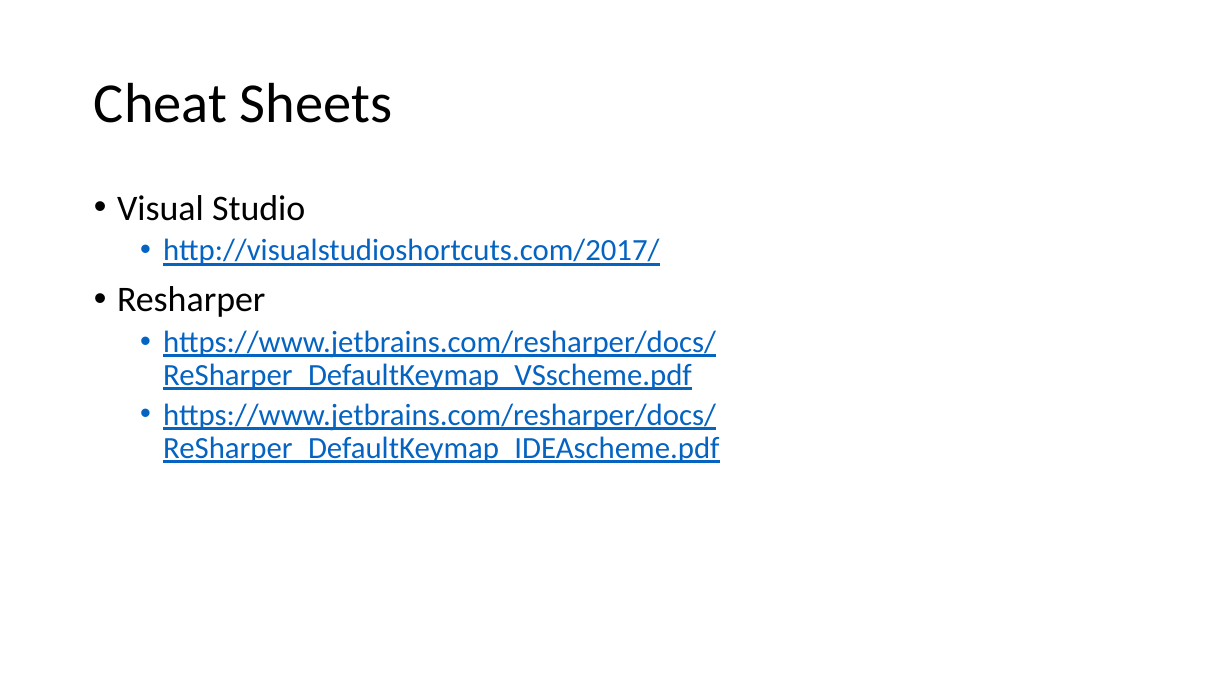
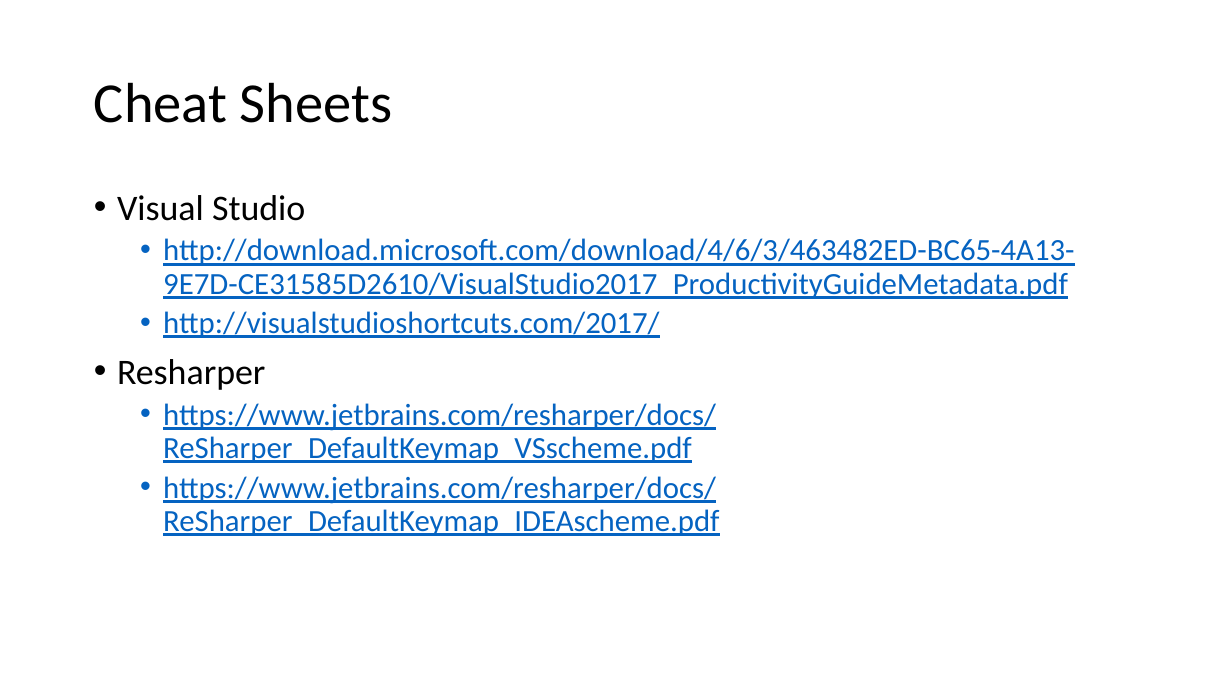
Before and after one commit to TiclosOlimpia/RefactoringExercise, a slide deck: slide 2 of Training/Refactoring.pptx. Drawn at 1232x693 pixels with LibreOffice and Linux fonts; fonts in the diff are those of the drawing. Boxes give left, top, right and bottom in pixels: in the first picture for what was removed or moved away, otherwise in the second. Text is boxed around its words. In the diff, an @@ line names an element or a change of style, - is before the commit and + after.

Commit message:
Add one more "productivity" pdf with vs keymaps

```diff
--- a/Training/Refactoring.pptx
+++ b/Training/Refactoring.pptx
@@ text at (163, 238, 1074, 299): paragraph added @@
+  • http://download.microsoft.com/download/4/6/3/463482ED-BC65-4A13-9E7D-CE31585D2610/VisualStudio2017_ProductivityGuideMetadata.pdf
```
